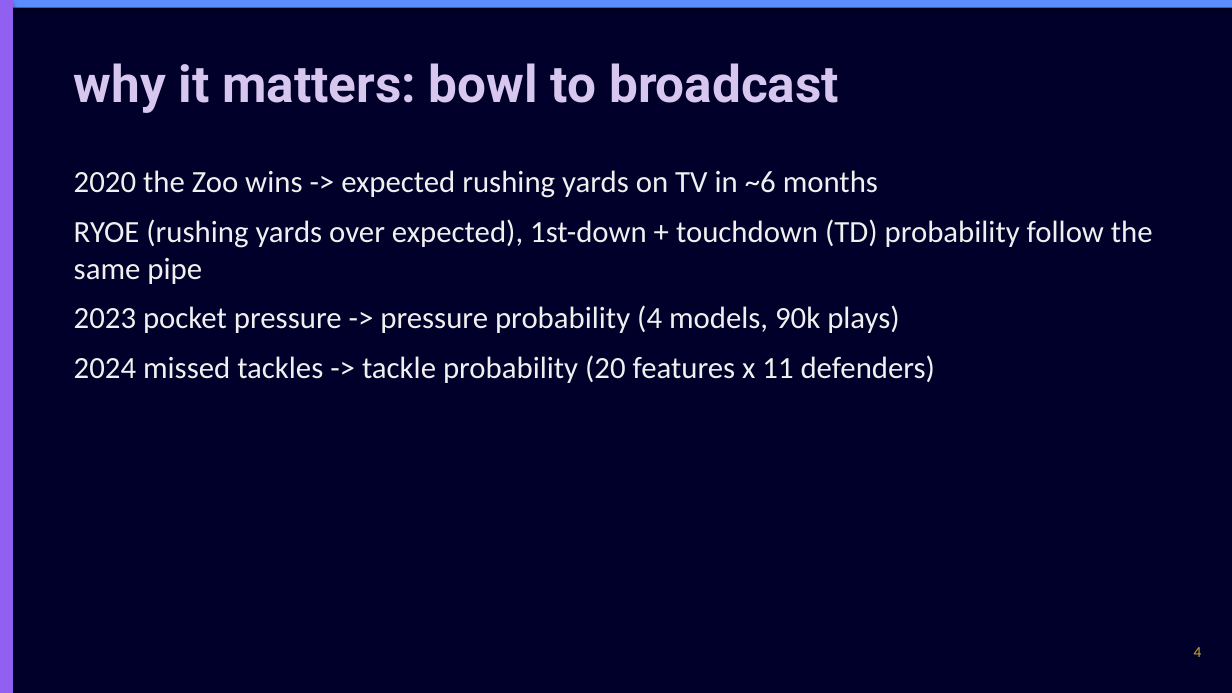
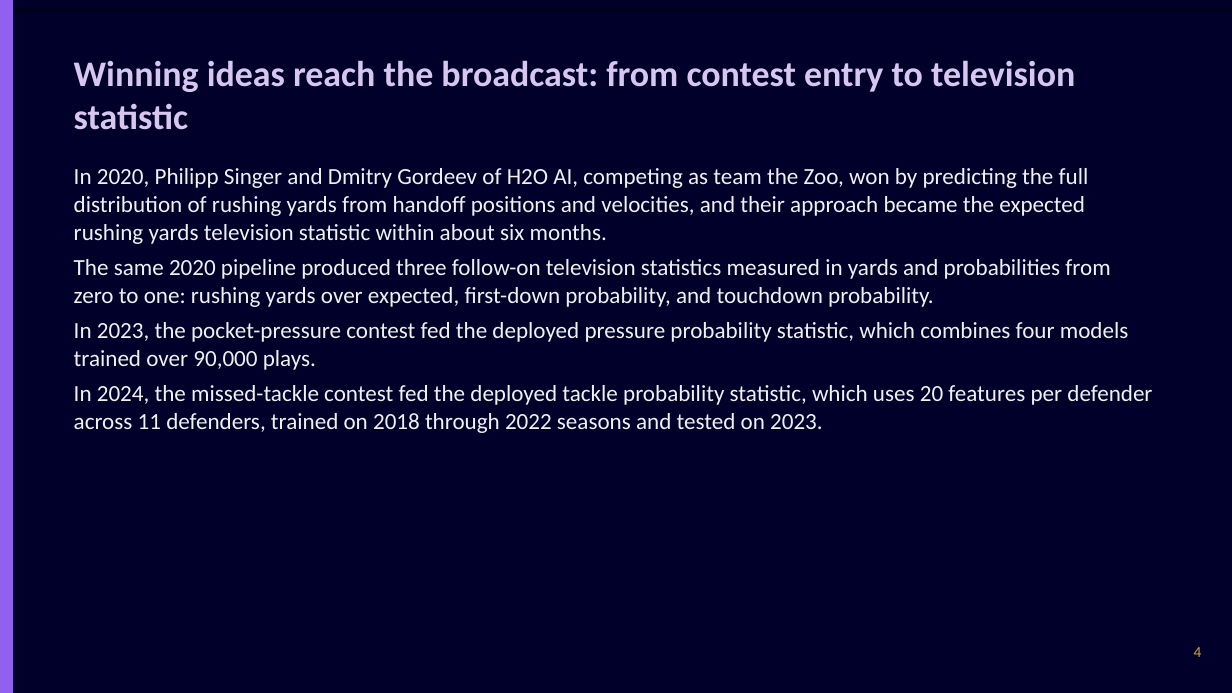
Before and after one commit to chasko-labs/nfl-big-data-bowl-2027, a slide deck: slide 4 of deck/unified.pptx. Drawn at 1232x693 pixels with LibreOffice and Linux fonts; fonts in the diff are those of the drawing. Boxes give left, top, right and bottom in pixels: in the first picture for what was removed or moved away, otherwise in the second. Text is boxed around its words. In the diff, an @@ line names an element or a change of style, - is before the commit and + after.

```diff
--- a/deck/unified.pptx
+++ b/deck/unified.pptx
@@ rectangle at (x1=0, y1=0, x2=1232, y2=7): fill #5B8DFF to #00002A @@
@@ text at (x1=74, y1=60, x2=1075, y2=130): text changed; size 40 to 28 pt; font Roboto to Calibri @@
-why it matters: bowl to broadcast
+Winning ideas reach the broadcast: from contest entry to television statistic
@@ text at (x1=74, y1=168, x2=1152, y2=433): text changed; size 24 to 18 pt @@
-2020 the Zoo wins -> expected rushing yards on TV in ~6 months
-RYOE (rushing yards over expected), 1st-down + touchdown (TD) probability follow the same pipe
-2023 pocket pressure -> pressure probability (4 models, 90k plays)
-2024 missed tackles -> tackle probability (20 features x 11 defenders)
+In 2020, Philipp Singer and Dmitry Gordeev of H2O AI, competing as team the Zoo, won by predicting the full distribution of rushing yards from handoff positions and velocities, and their approach became the expected rushing yards television statistic within about six months.
+The same 2020 pipeline produced three follow-on television statistics measured in yards and probabilities from zero to one: rushing yards over expected, first-down probability, and touchdown probability.
+In 2023, the pocket-pressure contest fed the deployed pressure probability statistic, which combines four models trained over 90,000 plays.
+In 2024, the missed-tackle contest fed the deployed tackle probability statistic, which uses 20 features per defender across 11 defenders, trained on 2018 through 2022 seasons and tested on 2023.
```
Also in this commit, not shown: 16 other slides changed.
